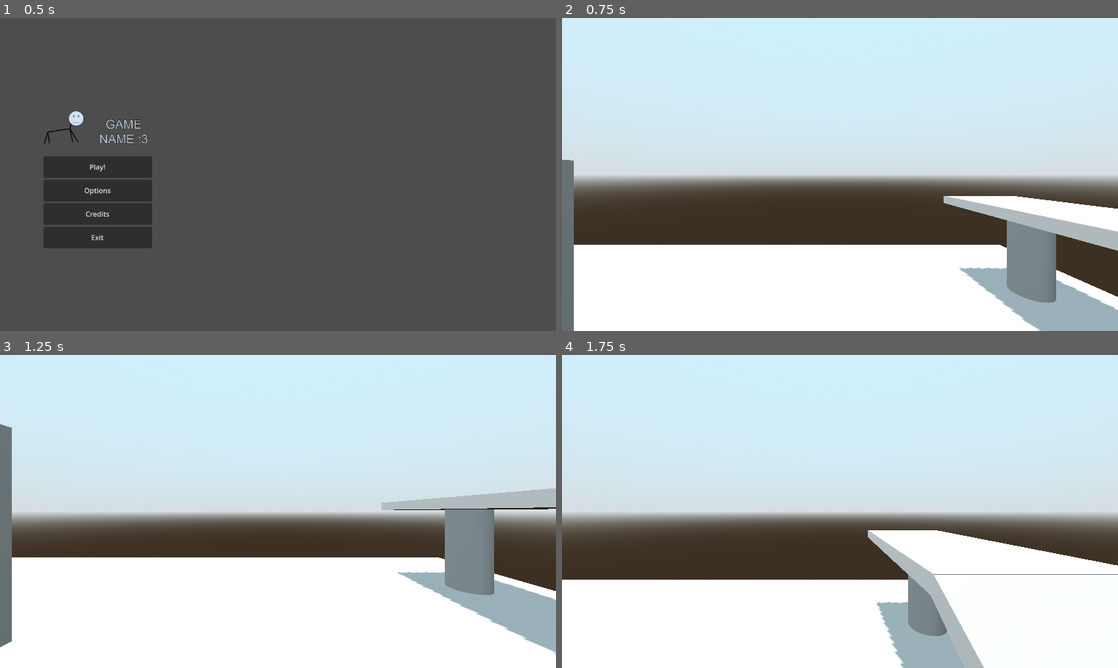
Above: before the commit, frames 1-4 (two rows, left to right).
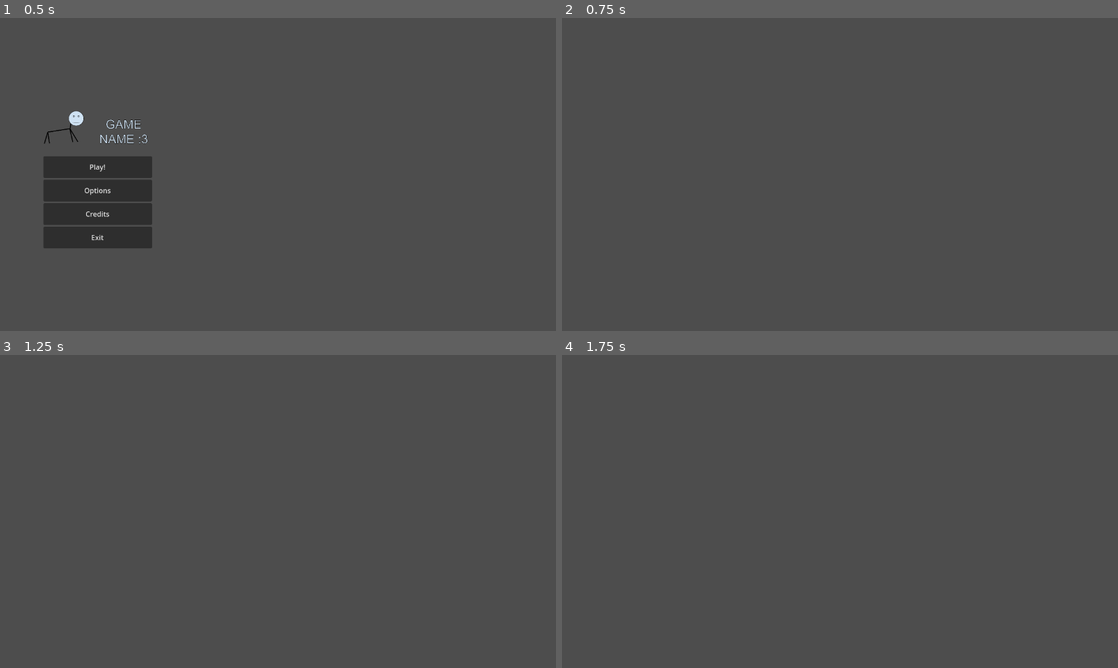
Above: after the commit, the same moments.

Repository: undeadjess/videogame
Game: Godot game, scene res://scenes/menus/menuMain.tscn
The game is run twice, just before and just after one commit, with the same random seed, the same clock (stepped at 60 frames per second) and the same inputs.
Inputs (mouse positions are in pixels of both pictures, inside the frame that each line leads up to):
- Up to frame 1 (0.5 s): no input
- Up to frame 2 (0.75 s): click "Play!" at 0.5 s
- Up to frame 3 (1.25 s): no input
- Up to frame 4 (1.75 s): move the mouse to (962, 495) at 1.27 s; hold D (move_right) from 1.28 s (still down); hold Shift (sprint) from 1.28 s (still down); click (962, 495) at 1.42 s; tap Space (jump) at 1.52 s

Frame 1 is identical in both runs. In frame 2, 97% of the frame differs, in the area x 0-100%, y 0-100%; in frame 3, 98%; in frame 4, 97%.

Commit message:
make play button take player to main map scene (was test scene)

Diff:
--- a/src/scripts/menus/mainMenu.gd
+++ b/src/scripts/menus/mainMenu.gd
@@ -12,7 +12,7 @@
 
 # play button
 func _on_buttonPlay_pressed():
-	get_tree().change_scene_to_file("res://scenes/testScene.tscn")
+	get_tree().change_scene_to_file("res://scenes/map-main.tscn")
 
 
 func _on_buttonOptions_pressed():
